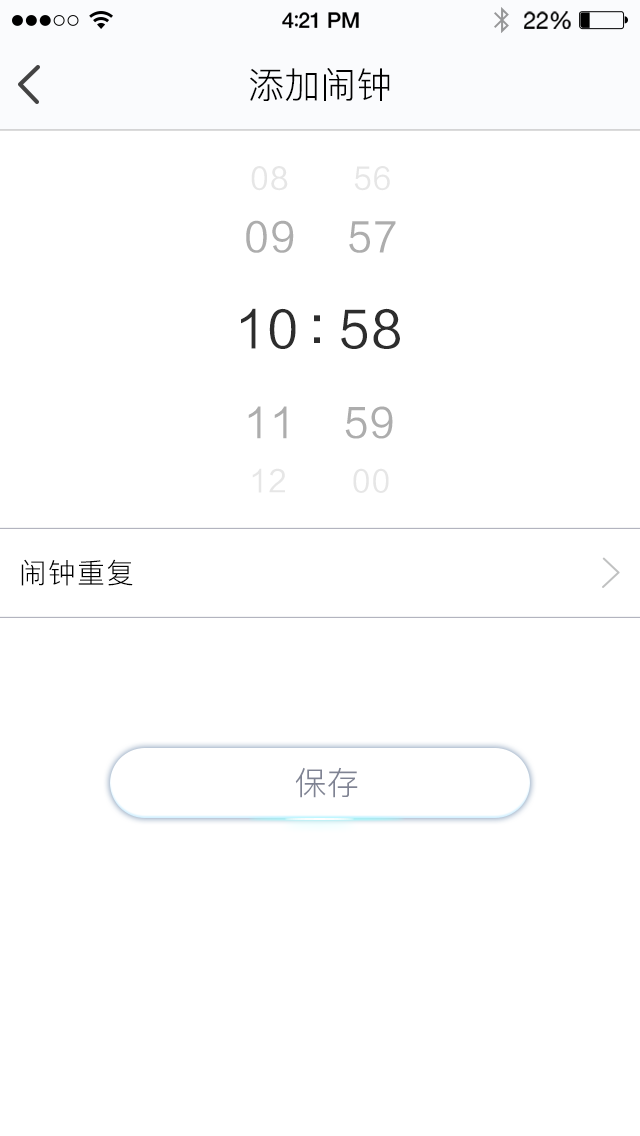
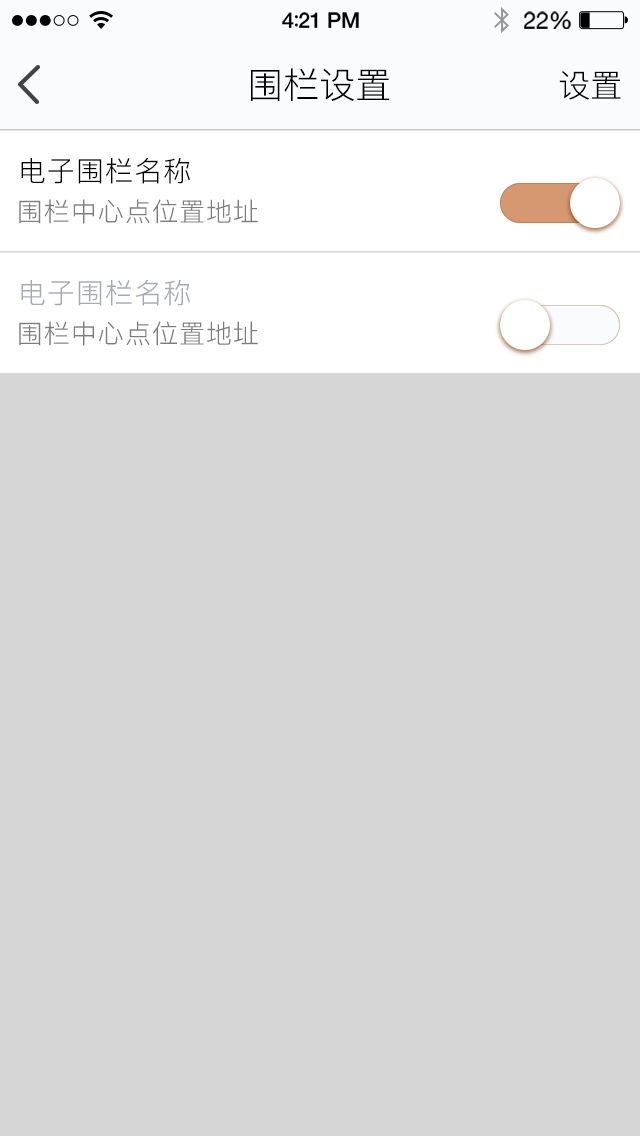
Comparing the layer stacks of the two 640 × 1136 images. Changes:
removed group "登录" (5 layers) from group "1" over box(110, 748, 530, 820)
removed layer "保存" from group "登录" over box(295, 767, 358, 798)
removed layer "圆角矩形 6 拷贝 2" from group "登录" over box(110, 748, 530, 818)
moved "2" above "1" over box(0, 220, 640, 373)
removed group "3" (3 layers) from group "1" over box(241, 308, 400, 349)
removed layer "58" from group "3" over box(341, 308, 400, 349)
removed layer "10" from group "3" over box(241, 308, 296, 349)
removed group "4" (2 layers) from group "1" over box(248, 406, 393, 439)
removed group "5" (2 layers) from group "1" over box(252, 468, 389, 493)
removed group "关系" (6 layers) from group "1" over box(0, 528, 640, 617)
removed layer "闹钟重复" from group "关系" over box(21, 559, 133, 586)
added layer "椭圆 32" (1st of 2, in "1" › "2") in group "2" over box(500, 300, 550, 350)
added layer "btn_switch_bg2" (1st of 2, in "1" › "2") in group "2" over box(500, 305, 620, 345)
added layer "围栏中心点位置地址" (1st of 2, in "1" › "2") in group "2" over box(19, 321, 258, 346)
added layer "电子围栏名称" (1st of 2, in "1" › "2") in group "2" over box(21, 279, 190, 306)
moved "矩形 1 拷贝 2" (1st of 2, in "1" › "2") into group "2", painted on it over box(0, 252, 640, 617)
added layer "椭圆 32" (2nd of 2, in "1" › "1") in group "1" over box(570, 178, 620, 228)
added layer "btn_switch_bg2" (2nd of 2, in "1" › "1") in group "1" over box(500, 183, 620, 223)
added layer "围栏中心点位置地址" (2nd of 2, in "1" › "1") in group "1" over box(19, 199, 258, 224)
added layer "电子围栏名称" (2nd of 2, in "1" › "1") in group "1" over box(21, 157, 190, 184)
renamed "08" to "矩形 1 拷贝 2", painted on it, masked it over box(0, 130, 640, 251)
added layer "设置" in group "top" over box(559, 71, 621, 100)
renamed "添加闹钟" to "围栏设置", painted on it over box(250, 68, 390, 101)
painted on "矩形 1" over box(0, 68, 640, 1136)
…and 12 more changes (12 removed)
